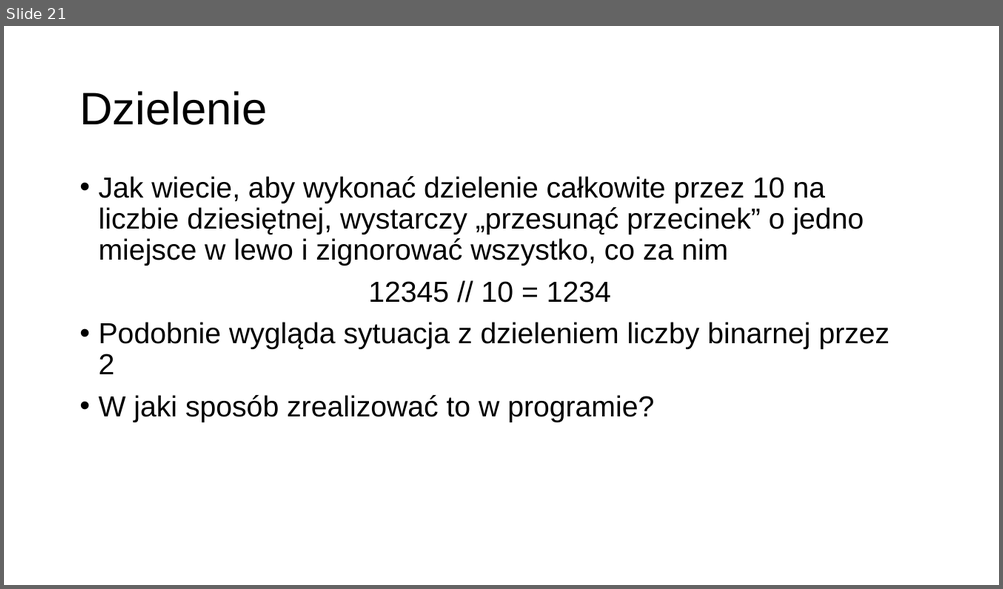
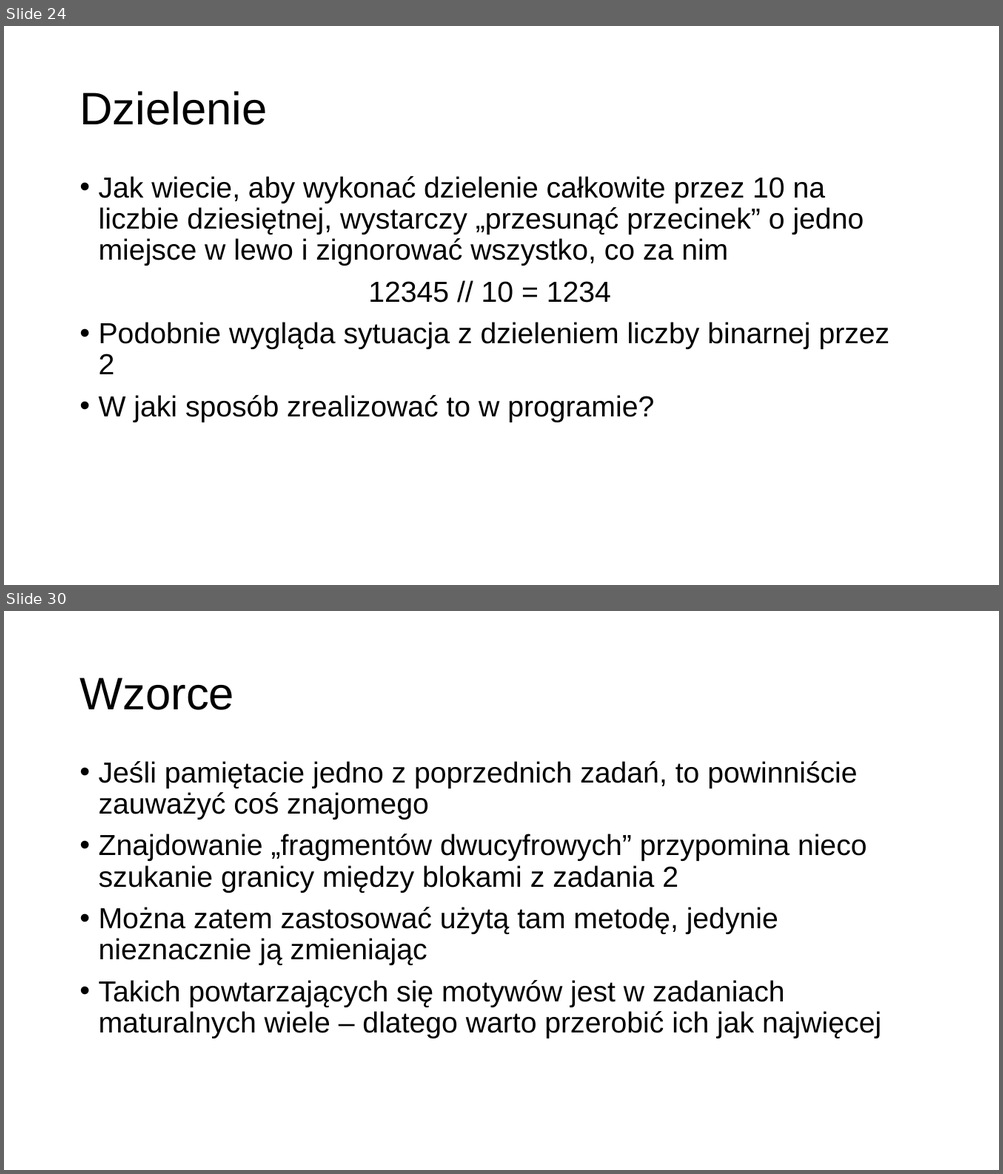
Before and after one commit to MikoStoro/ETI_Academy_Matura, a slide deck: prezentacje/Prezentacja2.pptx. Shown one above the other, each under a label of ours: slide 21 before the commit, slides 24 and 30 after it; the slides between them are not shown. The pictures are 1003x589 and 1003x1174 pixels, drawn with LibreOffice and Linux fonts; fonts in the diff are those of the drawing; background and template pictures are left out. Boxes give left, top, right and bottom in pixels: in the first picture for what was removed or moved away, otherwise in the second. Text is boxed around its words. In the diff, an @@ line names an element or a change of style, - is before the commit and + after.

```diff
--- a/prezentacje/Prezentacja2.pptx
+++ b/prezentacje/Prezentacja2.pptx
@@ slide 30 added at (x1=4, y1=611, x2=999, y2=1170), background picture (left out) @@
@@ title added at (x1=79, y1=678, x2=234, y2=710), 44 pt, text #000000 @@
+Wzorce
@@ text added at (x1=99, y1=761, x2=881, y2=1039), 28 pt, text #000000 @@
+• Jeśli pamiętacie jedno z poprzednich zadań, to powinniście zauważyć coś znajomego
+• Znajdowanie „fragmentów dwucyfrowych” przypomina nieco szukanie granicy między blokami z zadania 2
+• Można zatem zastosować użytą tam metodę, jedynie nieznacznie ją zmieniając
+• Takich powtarzających się motywów jest w zadaniach maturalnych wiele – dlatego warto przerobić ich jak najwięcej
@@ what was slide 21 is now slide 24 @@
```
Also in this commit, not shown: 2 slides changed, 13 other slides added, 3 slides removed, 4 other files.
